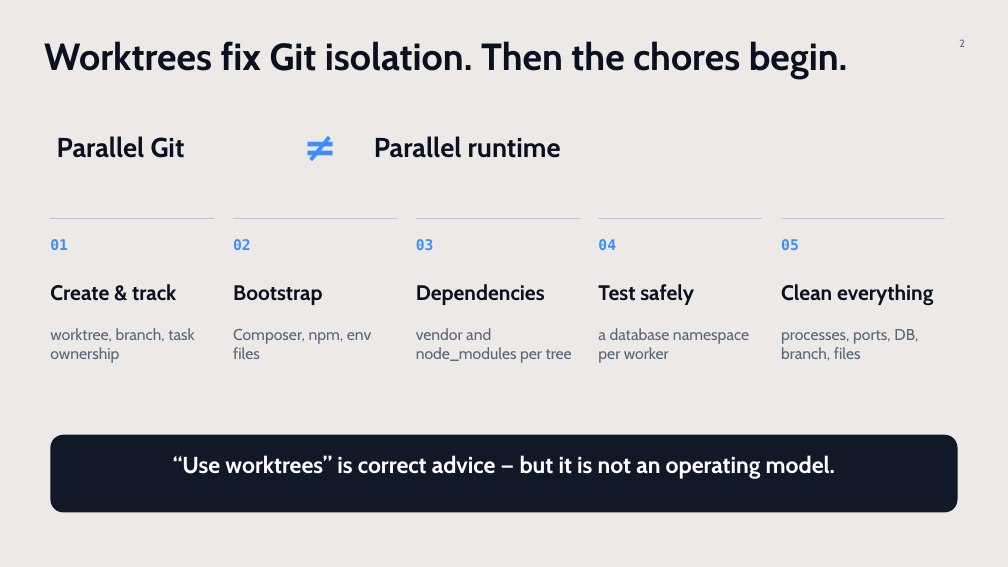
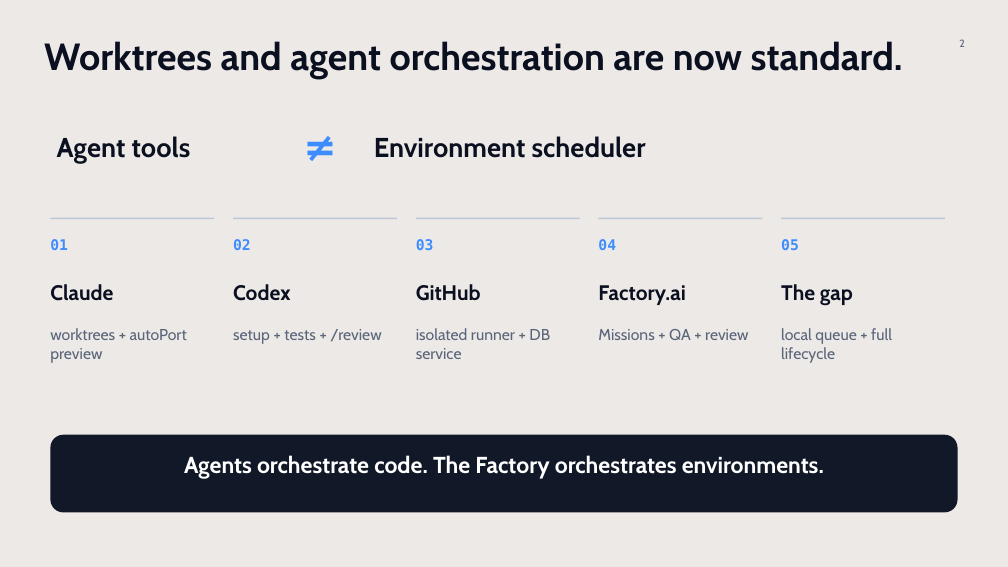
Before and after one commit to kagg-design/ai-factory-plugin, a slide deck: slide 2 of Multi-Agent Dev Factory.pptx. Drawn at 1008x567 pixels with LibreOffice and Linux fonts; fonts in the diff are those of the drawing. Boxes give left, top, right and bottom in pixels: in the first picture for what was removed or moved away, otherwise in the second. Text is boxed around its words. In the diff, an @@ line names an element or a change of style, - is before the commit and + after.

Commit message:
Update "Multi-Agent Dev Factory" presentation

```diff
--- a/Multi-Agent Dev Factory.pptx
+++ b/Multi-Agent Dev Factory.pptx
@@ text at (44,41,903,79): text changed @@
-Worktrees fix Git isolation. Then the chores begin.
+Worktrees and agent orchestration are now standard.
@@ text at (57,136,191,163): text changed @@
-Parallel Git
+Agent tools
@@ text at (374,136,646,158): text changed @@
-Parallel runtime
+Environment scheduler
@@ text at (50,284,113,301): text changed @@
-Create & track
+Claude
@@ text at (233,284,291,301): text changed @@
-Bootstrap
+Codex
@@ text at (416,284,481,301): text changed @@
-Dependencies
+GitHub
@@ text at (598,285,685,305): text changed @@
-Test safely
+Factory.ai
@@ text at (781,284,853,306): text changed @@
-Clean everything
+The gap
@@ text at (50,328,187,363): text changed @@
-worktree, branch, task ownership
+worktrees + autoPort preview
@@ text at (233,329,381,344): text changed @@
-Composer, npm, env files
+setup + tests + /review
@@ text at (416,328,550,359): text changed @@
-vendor and node_modules per tree
+isolated runner + DB service
@@ text at (598,329,748,340): text changed @@
-a database namespace per worker
+Missions + QA + review
@@ text at (781,328,892,363): text changed @@
-processes, ports, DB, branch, files
+local queue + full lifecycle
@@ text at (184,455,824,479): text changed @@
-“Use worktrees” is correct advice — but it is not an operating model.
+Agents orchestrate code. The Factory orchestrates environments.
```
Also in this commit, not shown: 4 other slides changed.
